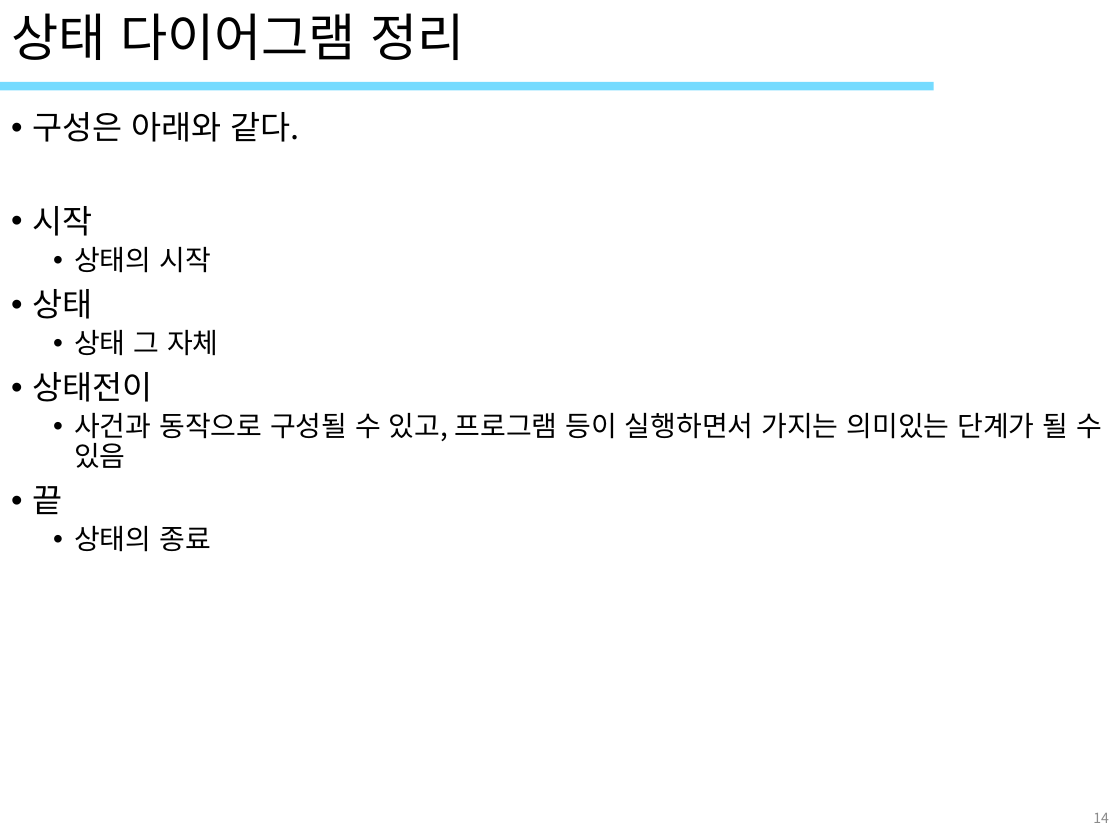
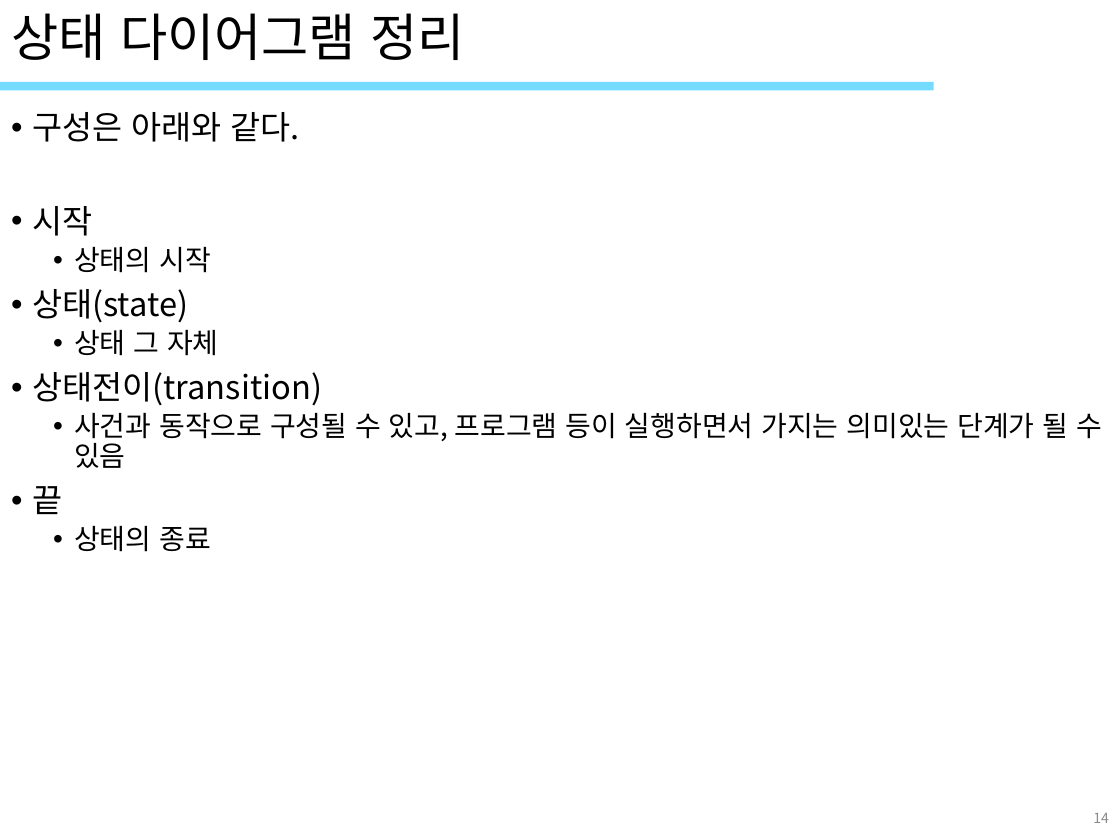
Before and after one commit to ImSeongMuk/study, a slide deck: slide 14 of UML/10_객체UML(스테이트).pptx. Drawn at 1120x840 pixels with LibreOffice and Linux fonts; fonts in the diff are those of the drawing; background and template pictures are left out. Boxes give left, top, right and bottom in pixels: in the first picture for what was removed or moved away, otherwise in the second. Text is boxed around its words. In the diff, an @@ line names an element or a change of style, - is before the commit and + after.

Commit message:
20190921 state diagram (에어컨)

```diff
--- a/UML/10_객체UML(스테이트).pptx
+++ b/UML/10_객체UML(스테이트).pptx
@@ text at box(32, 289, 188, 322): text changed @@
-• 상태
+• 상태(state)
@@ text at box(32, 372, 322, 405): text changed @@
-• 상태전이
+• 상태전이(transition)
```
Also in this commit, not shown: 2 other files.
